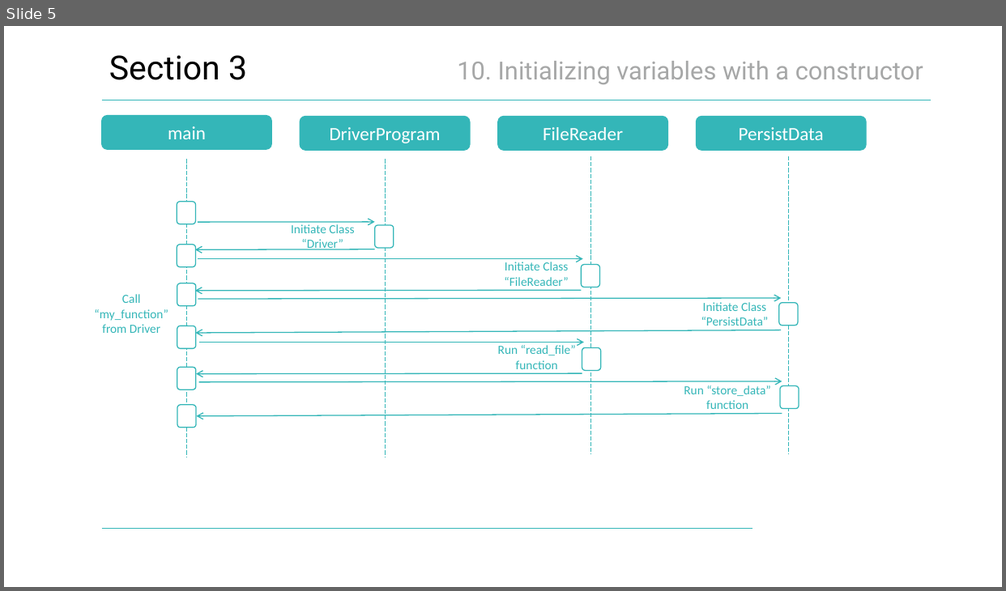
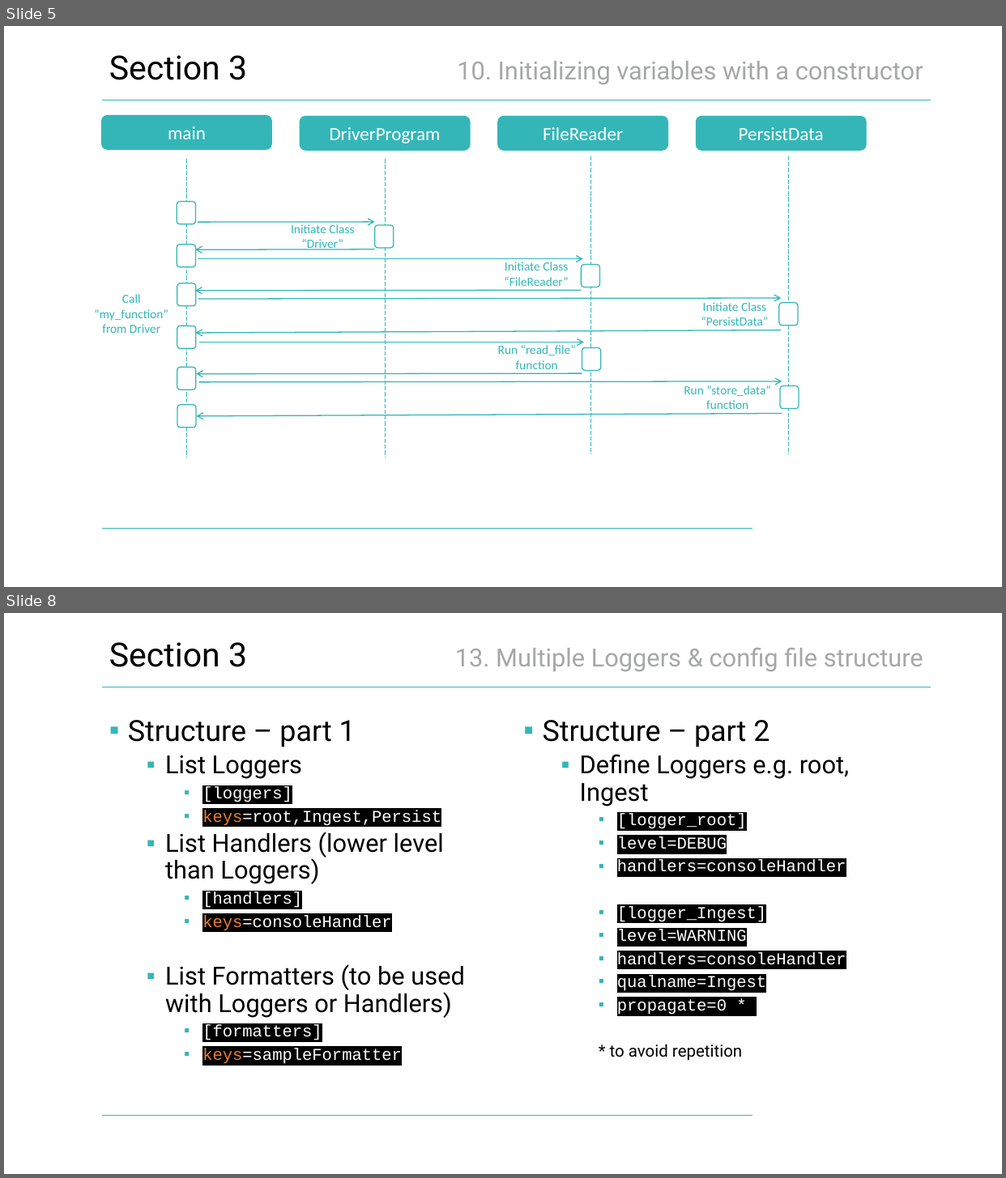
Before and after one commit to etzimopoulos/python-coding-framework, a slide deck: python-coding-framework-diagrams-and-documentation.pptx. Shown one above the other, each under a label of ours: slide 5 before the commit, slides 5 and 8 after it; the slides between them are not shown. The pictures are 1006x591 and 1006x1178 pixels, drawn with LibreOffice and Linux fonts; fonts in the diff are those of the drawing; background and template pictures are left out. Boxes give left, top, right and bottom in pixels: in the first picture for what was removed or moved away, otherwise in the second. Text is boxed around its words. In the diff, an @@ line names an element or a change of style, - is before the commit and + after.

Commit message:
Completed Section 13, updated daily log with learnings and also updated documentation in powerpoint

```diff
--- a/python-coding-framework-diagrams-and-documentation.pptx
+++ b/python-coding-framework-diagrams-and-documentation.pptx
@@ slide 8 added at (4, 613, 1002, 1174), background #FFFFFF; not listed: 2 template elements that a slide beside it also shows @@
@@ title added at (109, 642, 247, 667), 32 pt, text #000000 @@
+Section 3
@@ text added at (455, 648, 923, 671), 24 pt, text #A6A7A7 @@
+13. Multiple Loggers & config file structure
@@ text added at (128, 720, 465, 1064), 16 pt, text #000000 @@
+▪ Structure – part 1
+  ▪ List Loggers
+    ▪ [loggers]
+    ▪ keys=root,Ingest,Persist
+  ▪ List Handlers (lower level than Loggers)
+    ▪ [handlers]
+    ▪ keys=consoleHandler
+  ▪ List Formatters (to be used with Loggers or Handlers)
+    ▪ [formatters]
+    ▪ keys=sampleFormatter
@@ text added at (543, 720, 849, 1061), 16 pt, text #FFFFFF @@
+▪ Structure – part 2
+  ▪ Define Loggers e.g. root, Ingest
+    ▪ [logger_root]
+    ▪ level=DEBUG
+    ▪ handlers=consoleHandler
+    ▪ [logger_Ingest]
+    ▪ level=WARNING
+    ▪ handlers=consoleHandler
+    ▪ qualname=Ingest
+    ▪ propagate=0 *
+    * to avoid repetition
```
Also in this commit, not shown: 1 slide changed, 3 other slides added, 5 other files.
